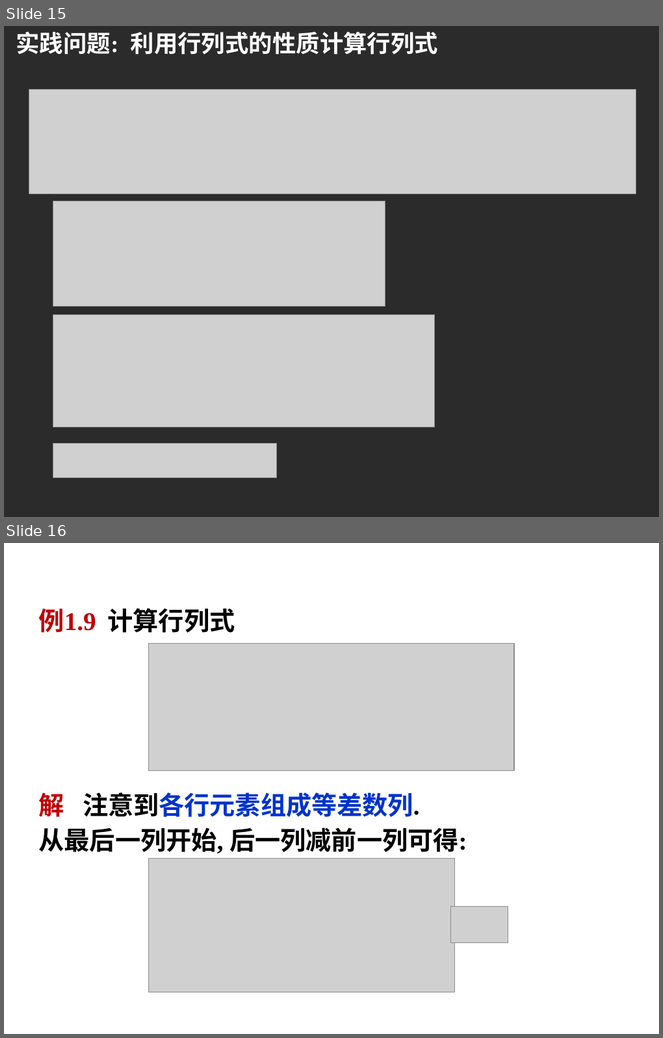
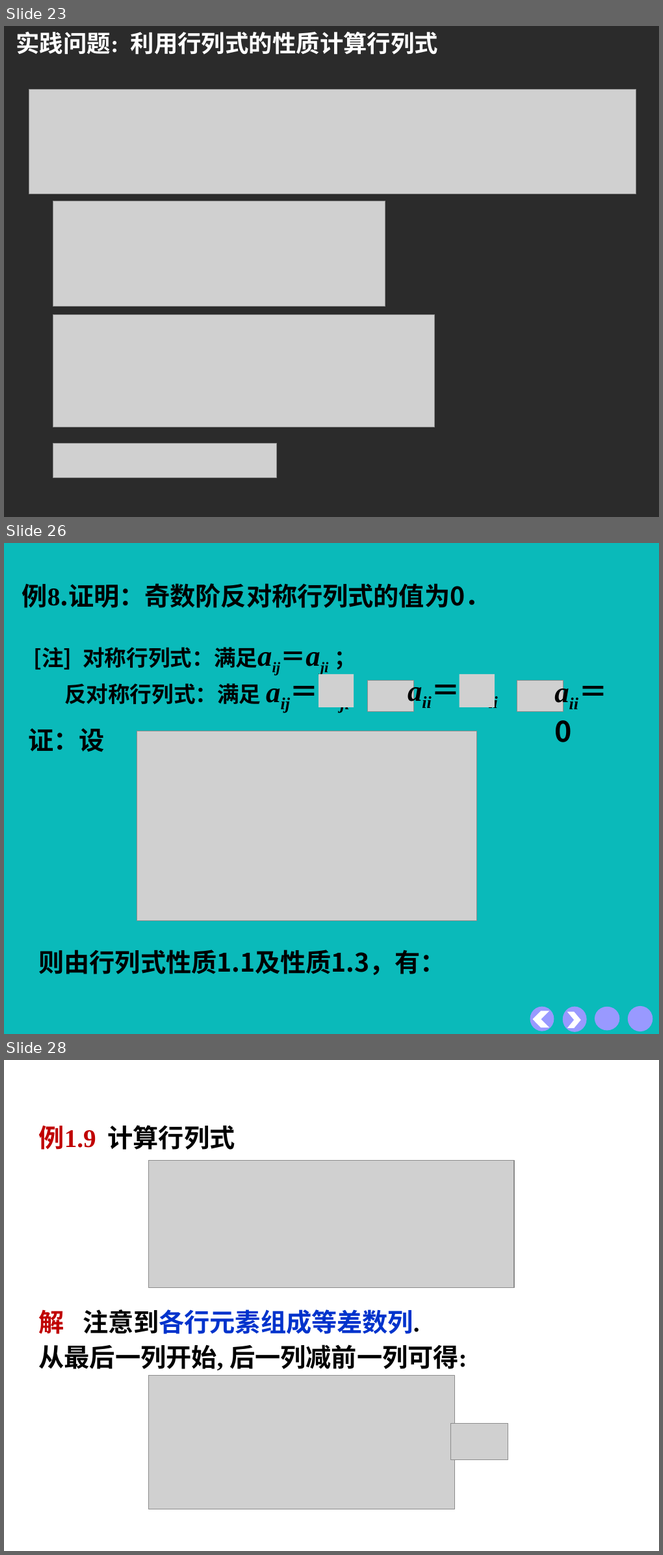
Before and after one commit to zeemeil/zeemeil.github.io, a slide deck: files/2025_2_LM/1007_0103.pptx. Shown one above the other, each under a label of ours: slides 15 and 16 before the commit, slides 23, 26 and 28 after it; the slides between them are not shown. The pictures are 663x1038 and 663x1555 pixels, drawn with LibreOffice and Linux fonts; fonts in the diff are those of the drawing; grey boxes stand for pictures; background and template pictures are left out; a plain dark background stands for a picture behind light text. Boxes give left, top, right and bottom in pixels: in the first picture for what was removed or moved away, otherwise in the second. Text is boxed around its words. In the diff, an @@ line names an element or a change of style, - is before the commit and + after.

```diff
--- a/files/2025_2_LM/1007_0103.pptx
+++ b/files/2025_2_LM/1007_0103.pptx
@@ slide 26 added at box(4, 543, 659, 1034), background #0ABABA @@
@@ text added at box(22, 583, 491, 608), 28 pt, text #000000, bold @@
+例8.证明：奇数阶反对称行列式的值为0．
@@ text added at box(34, 647, 258, 670), 24 pt, text #000000, bold @@
+[注] 对称行列式：满足aij＝aji ；
@@ picture added at box(319, 674, 354, 707) @@
@@ text added at box(401, 669, 535, 710), 32 pt, text #000000, bold, italic @@
+aii＝ aii
@@ picture added at box(460, 674, 495, 707) @@
@@ text added at box(64, 683, 261, 704), 24 pt, text #000000, bold @@
+反对称行列式：满足 aij＝ aji
@@ picture added at box(367, 681, 414, 712) @@
@@ picture added at box(518, 681, 564, 712) @@
@@ text added at box(29, 728, 105, 752), 28 pt, text #000000, bold @@
+证：设
@@ picture added at box(137, 731, 477, 921) @@
@@ text added at box(555, 720, 571, 743), 32 pt, text #000000, bold, italic @@
+aii＝0
@@ text added at box(38, 950, 446, 975), 28 pt, text #000000, bold @@
+则由行列式性质1.1及性质1.3，有：
@@ ellipse added at box(530, 1007, 555, 1032), fill #9999FF @@
@@ ellipse added at box(563, 1007, 587, 1032), fill #9999FF @@
@@ ellipse added at box(595, 1007, 620, 1031), fill #9999FF @@
@@ ellipse added at box(628, 1006, 653, 1032), fill #9999FF @@
@@ chevron added at box(532, 1012, 550, 1029), fill #FFFFFF @@
@@ chevron added at box(568, 1012, 581, 1029), fill #FFFFFF @@
@@ what was slide 15 is now slide 23 @@
@@ what was slide 16 is now slide 28 @@
```
Also in this commit, not shown: 3 slides changed, 11 other slides added, 10 other files.
